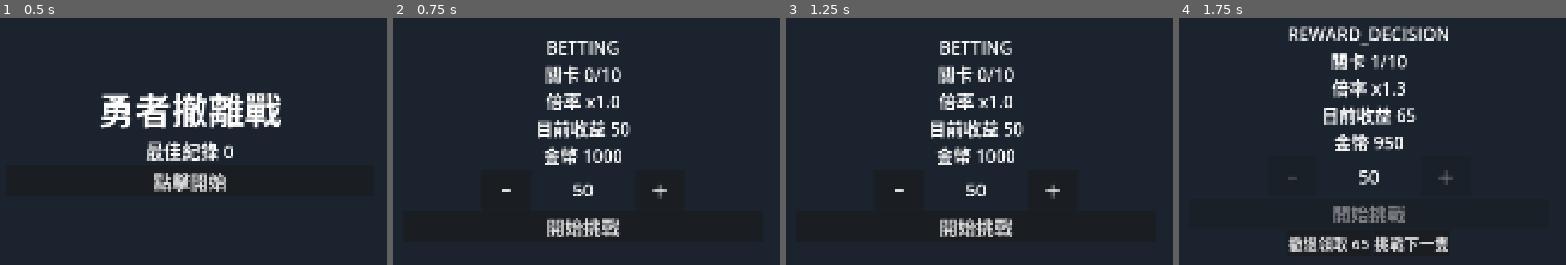
Above: before the commit, frames 1-4 (left to right).
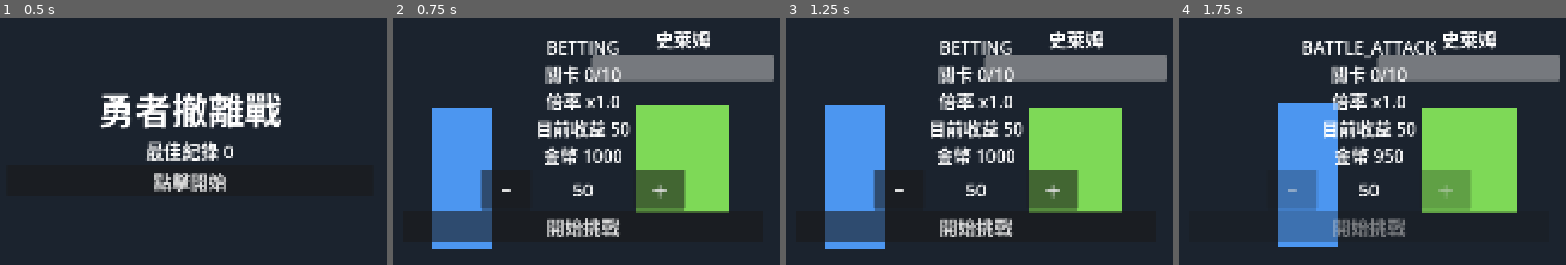
Above: after the commit, the same moments.

Repository: testBP0612/CrushGameDemo
Game: Godot game, scene res://Scenes/Main.tscn
Same seed, same stepped clock (60 frames per second), same inputs: the game is played once before the commit and once after it.
Inputs:
- Up to frame 1 (0.5 s): no input
- Up to frame 2 (0.75 s): click "點擊開始" at 0.5 s
- Up to frame 3 (1.25 s): no input
- Up to frame 4 (1.75 s): click "開始挑戰" at 1.25 s

Frame 1 is identical in both runs. In frame 2, 25% of the frame differs, in the area x 10-99%, y 5-94%; in frame 3, 25%; in frame 4, 36%, in the area x 25-99%, y 3-95%.

Commit message:
feat(codex-03): 戰鬥演出迴圈 + 版面規格收緊
任務卡 Codex/03_BATTLE_PRESENTATION_LOOP 實作（演出驅動，非同步）：
- Scripts/battle/battle_presenter.gd：連擊→受擊→死亡→轉場→新怪物，時長讀 JSON
- Scripts/actors/hero_actor.gd、monster_actor.gd：placeholder + Tween 假動畫
- Scripts/effects/damage_number.gd：傷害數字
- Main.tscn：加入 Hero/Monster/血條/名牌/傷害層/轉場遮罩
- game_state_machine/game_controller：BATTLE_ATTACK 改為演出結束才判定

版面治理（回應「角色與 UI 重疊」review）：
- Docs/04 §二之一 座標契約（依示意圖 Planning/ui_mockup_battle.png）、§二之二 版面不變量
- VALIDATION_CHECKLIST 里程碑 3/4 加版面驗收（需 Godot 目視確認）
- DECISIONS D-006：座標契約 + 不變量；記錄「盲改 live 場景」教訓並已還原
- 註：示意圖 Planning/ui_mockup_battle.png 待人類放入

Co-Authored-By: Claude Opus 4.8 <noreply@anthropic.com>

Diff:
--- a/Scenes/Main.tscn
+++ b/Scenes/Main.tscn
@@ -1,16 +1,65 @@
-[gd_scene load_steps=2 format=3]
+[gd_scene load_steps=5 format=3]
 
 [ext_resource type="Script" path="res://Scripts/core/game_controller.gd" id="1_game_controller"]
+[ext_resource type="Script" path="res://Scripts/battle/battle_presenter.gd" id="2_battle_presenter"]
+[ext_resource type="Script" path="res://Scripts/actors/hero_actor.gd" id="3_hero_actor"]
+[ext_resource type="Script" path="res://Scripts/actors/monster_actor.gd" id="4_monster_actor"]
 
 [node name="Main" type="Node2D"]
 script = ExtResource("1_game_controller")
 
 [node name="BattleScene" type="Node2D" parent="."]
+script = ExtResource("2_battle_presenter")
 
 [node name="Background" type="ColorRect" parent="BattleScene"]
 offset_right = 1080.0
 offset_bottom = 1920.0
 color = Color(0.105882, 0.137255, 0.180392, 1)
+
+[node name="Hero" type="Node2D" parent="BattleScene"]
+position = Vector2(250, 1060)
+script = ExtResource("3_hero_actor")
+
+[node name="Body" type="ColorRect" parent="BattleScene/Hero"]
+offset_left = -70.0
+offset_top = -170.0
+offset_right = 70.0
+offset_bottom = 170.0
+color = Color(0.298039, 0.588235, 0.941176, 1)
+
+[node name="Monster" type="Node2D" parent="BattleScene"]
+position = Vector2(780, 1010)
+script = ExtResource("4_monster_actor")
+
+[node name="Body" type="ColorRect" parent="BattleScene/Monster"]
+offset_left = -110.0
+offset_top = -130.0
+offset_right = 110.0
+offset_bottom = 130.0
+
+[node name="MonsterNameLabel" type="Label" parent="BattleScene"]
+offset_left = 560.0
+offset_top = 680.0
+offset_right = 1000.0
+offset_bottom = 760.0
+theme_override_font_sizes/font_size = 44
+horizontal_alignment = 1
+vertical_alignment = 1
+
+[node name="MonsterHpBar" type="ProgressBar" parent="BattleScene"]
+offset_left = 560.0
+offset_top = 760.0
+offset_right = 1000.0
+offset_bottom = 820.0
+show_percentage = false
+
+[node name="DamageNumberLayer" type="Node2D" parent="BattleScene"]
+
+[node name="TransitionOverlay" type="ColorRect" parent="BattleScene"]
+offset_right = 1080.0
+offset_bottom = 1920.0
+mouse_filter = 2
+color = Color(0, 0, 0, 1)
 
 [node name="UILayer" type="CanvasLayer" parent="."]
 
--- /dev/null
+++ b/Scripts/actors/hero_actor.gd
@@ -0,0 +1,91 @@
+class_name HeroActor
+extends Node2D
+
+@onready var body: ColorRect = $Body
+
+var _home_position := Vector2.ZERO
+var _idle_tween: Tween
+
+
+func _ready() -> void:
+	_home_position = position
+	play_idle()
+
+
+func play_idle() -> void:
+	_kill_idle()
+	var duration := _hero_duration("idle_loop")
+	_idle_tween = create_tween().set_loops()
+	_idle_tween.tween_property(self, "position:y", _home_position.y - 12.0, duration * 0.5)
+	_idle_tween.tween_property(self, "position:y", _home_position.y, duration * 0.5)
+
+
+func play_attack(target_position: Vector2) -> Signal:
+	_kill_idle()
+	var duration := _hero_duration("attack")
+	var tween := create_tween()
+	var strike_position := _home_position.lerp(target_position, 0.42)
+	tween.tween_property(self, "position", strike_position, duration * 0.45).set_trans(Tween.TRANS_QUAD).set_ease(Tween.EASE_OUT)
+	tween.tween_property(self, "position", _home_position, duration * 0.55).set_trans(Tween.TRANS_QUAD).set_ease(Tween.EASE_IN)
+	tween.tween_callback(play_idle)
+	return tween.finished
+
+
+func play_hurt() -> Signal:
+	_kill_idle()
+	var duration := _hero_duration("hurt")
+	var original_color := body.color
+	var tween := create_tween()
+	tween.tween_property(body, "color", Color(1.0, 0.35, 0.35, 1.0), duration * 0.25)
+	tween.parallel().tween_property(self, "position:x", _home_position.x - 40.0, duration * 0.5)
+	tween.tween_property(body, "color", original_color, duration * 0.25)
+	tween.parallel().tween_property(self, "position", _home_position, duration * 0.5)
+	tween.tween_callback(play_idle)
+	return tween.finished
+
+
+func play_defeat() -> Signal:
+	_kill_idle()
+	var duration := _hero_duration("defeat")
+	var tween := create_tween()
+	tween.tween_property(self, "rotation_degrees", -18.0, duration)
+	tween.parallel().tween_property(self, "modulate", Color(0.55, 0.55, 0.55, 1.0), duration)
+	return tween.finished
+
+
+func play_walk() -> Signal:
+	_kill_idle()
+	var duration := _advance_duration("hero_walk_duration")
+	var tween := create_tween()
+	tween.tween_property(self, "position:x", _home_position.x + 90.0, duration * 0.5)
+	tween.tween_property(self, "position:x", _home_position.x, duration * 0.5)
+	tween.tween_callback(play_idle)
+	return tween.finished
+
+
+func reset_pose() -> void:
+	_kill_idle()
+	position = _home_position
+	rotation = 0.0
+	modulate = Color.WHITE
+	play_idle()
+
+
+func _kill_idle() -> void:
+	if _idle_tween != null:
+		_idle_tween.kill()
+		_idle_tween = null
+
+
+func _hero_duration(key: String) -> float:
+	var duration := float(Data.animation_timing_config().get("hero", {}).get(key, 0.0))
+	if duration <= 0.0:
+		push_error("HeroActor missing animation duration: hero.%s" % key)
+	return duration
+
+
+func _advance_duration(key: String) -> float:
+	var duration := float(Data.battle_sequence_config().get("advance_sequence", {}).get(key, 0.0))
+	if duration <= 0.0:
+		push_error("HeroActor missing advance duration: %s" % key)
+	return duration
--- /dev/null
+++ b/Scripts/actors/monster_actor.gd
@@ -0,0 +1,106 @@
+class_name MonsterActor
+extends Node2D
+
+@onready var body: ColorRect = $Body
+
+var _home_position := Vector2.ZERO
+var _idle_tween: Tween
+var _base_color := Color.WHITE
+
+
+func _ready() -> void:
+	_home_position = position
+	play_idle()
+
+
+func apply_monster(monster: Dictionary) -> void:
+	_kill_idle()
+	_base_color = Color.html(str(monster.get("placeholder_color", "#ffffff")))
+	body.color = _base_color
+	modulate = Color.WHITE
+	scale = Vector2.ONE
+	rotation = 0.0
+	position = _home_position
+	visible = true
+	play_idle()
+
+
+func play_idle() -> void:
+	_kill_idle()
+	var duration := _monster_duration("idle_loop")
+	_idle_tween = create_tween().set_loops()
+	_idle_tween.tween_property(self, "scale", Vector2(1.04, 0.96), duration * 0.5)
+	_idle_tween.tween_property(self, "scale", Vector2.ONE, duration * 0.5)
+
+
+func play_hurt() -> Signal:
+	_kill_idle()
+	var duration := _monster_duration("hurt")
+	var tween := create_tween()
+	tween.tween_property(body, "color", Color.WHITE, duration * 0.25)
+	tween.parallel().tween_property(self, "position:x", _home_position.x + 24.0, duration * 0.5)
+	tween.tween_property(body, "color", _base_color, duration * 0.25)
+	tween.parallel().tween_property(self, "position", _home_position, duration * 0.5)
+	tween.tween_callback(play_idle)
+	return tween.finished
+
+
+func play_death() -> Signal:
+	_kill_idle()
+	var duration := _monster_duration("death")
+	var tween := create_tween()
+	tween.tween_property(self, "scale", Vector2(0.2, 0.2), duration)
+	tween.parallel().tween_property(self, "modulate:a", 0.0, duration)
+	tween.tween_callback(func() -> void: visible = false)
+	return tween.finished
+
+
+func play_counter(target_position: Vector2) -> Signal:
+	_kill_idle()
+	var duration := _lose_branch_duration("monster_counter_duration")
+	var tween := create_tween()
+	var strike_position := _home_position.lerp(target_position, 0.35)
+	tween.tween_property(self, "position", strike_position, duration * 0.45)
+	tween.tween_property(self, "position", _home_position, duration * 0.55)
+	tween.tween_callback(play_idle)
+	return tween.finished
+
+
+func play_enter() -> Signal:
+	_kill_idle()
+	var duration := _advance_duration("next_monster_enter_duration")
+	position = _home_position + Vector2(260.0, 0.0)
+	scale = Vector2.ONE
+	modulate = Color.WHITE
+	visible = true
+	var tween := create_tween()
+	tween.tween_property(self, "position", _home_position, duration)
+	tween.tween_callback(play_idle)
+	return tween.finished
+
+
+func _kill_idle() -> void:
+	if _idle_tween != null:
+		_idle_tween.kill()
+		_idle_tween = null
+
+
+func _monster_duration(key: String) -> float:
+	var duration := float(Data.animation_timing_config().get("monster", {}).get(key, 0.0))
+	if duration <= 0.0:
+		push_error("MonsterActor missing animation duration: monster.%s" % key)
+	return duration
+
+
+func _lose_branch_duration(key: String) -> float:
+	var duration := float(Data.battle_sequence_config().get("result_resolution", {}).get("lose_branch", {}).get(key, 0.0))
+	if duration <= 0.0:
+		push_error("MonsterActor missing lose branch duration: %s" % key)
+	return duration
+
+
+func _advance_duration(key: String) -> float:
+	var duration := float(Data.battle_sequence_config().get("advance_sequence", {}).get(key, 0.0))
+	if duration <= 0.0:
+		push_error("MonsterActor missing advance duration: %s" % key)
+	return duration
--- /dev/null
+++ b/Scripts/battle/battle_presenter.gd
@@ -0,0 +1,129 @@
+class_name BattlePresenter
+extends Node2D
+
+signal attack_sequence_finished(hit_count: int)
+signal monster_hurt_finished
+signal monster_death_finished
+signal advance_walk_finished
+signal transition_finished
+signal monster_counter_finished
+signal player_hurt_finished
+
+const DamageNumberScript := preload("res://Scripts/effects/damage_number.gd")
+
+@onready var hero = $Hero
+@onready var monster = $Monster
+@onready var monster_name_label: Label = $MonsterNameLabel
+@onready var monster_hp_bar: ProgressBar = $MonsterHpBar
+@onready var damage_number_layer: Node2D = $DamageNumberLayer
+@onready var transition_overlay: ColorRect = $TransitionOverlay
+
+var _current_monster: Dictionary = {}
+
+
+func _ready() -> void:
+	transition_overlay.modulate.a = 0.0
+	show_monster_for_stage(1)
+
+
+func show_monster_for_stage(stage_to_challenge: int) -> void:
+	_current_monster = Data.monster_for_stage(stage_to_challenge)
+	if _current_monster.is_empty():
+		return
+
+	var name_key := str(_current_monster.get("name_key", ""))
+	monster_name_label.text = Data.text(name_key)
+	monster.apply_monster(_current_monster)
+	monster_hp_bar.max_value = float(_current_monster.get("display_hp", 0))
+	monster_hp_bar.value = monster_hp_bar.max_value
+
+
+func play_attack_sequence(stage_to_challenge: int) -> void:
+	show_monster_for_stage(stage_to_challenge)
+	if _current_monster.is_empty():
+		attack_sequence_finished.emit(0)
+		return
+
+	var hit_range: Array = _current_monster.get("attack_hits_range", [])
+	if hit_range.size() != 2:
+		push_error("BattlePresenter missing attack_hits_range for stage %d." % stage_to_challenge)
+		attack_sequence_finished.emit(0)
+		return
+
+	var hit_count := randi_range(int(hit_range[0]), int(hit_range[1]))
+	var attack_config: Dictionary = Data.battle_sequence_config().get("attack_sequence", {})
+	var first_hit_delay := float(attack_config.get("first_hit_delay", 0.0))
+	var hit_interval := float(attack_config.get("hit_interval", 0.0))
+	var damage_ratio := float(attack_config.get("damage_per_hit_ratio", 0.0))
+	var display_hp := int(_current_monster.get("display_hp", 0))
+	var damage_per_hit: int = maxi(1, int(ceil(float(display_hp) * damage_ratio)))
+
+	print("BATTLE_ATTACK hits stage=%d count=%d range=%s hit_interval=%s" % [stage_to_challenge, hit_count, hit_range, hit_interval])
+	for hit_index in range(hit_count):
+		var delay: float = first_hit_delay if hit_index == 0 else hit_interval
+		await get_tree().create_timer(delay).timeout
+		await hero.play_attack(monster.global_position)
+		_apply_hit_damage(damage_per_hit)
+		_spawn_damage_number(damage_per_hit, hit_index)
+
+	attack_sequence_finished.emit(hit_count)
+
+
+func play_monster_hurt() -> void:
+	monster_hp_bar.value = 0.0
+	await monster.play_hurt()
+	monster_hurt_finished.emit()
+
+
+func play_monster_death() -> void:
+	monster_hp_bar.value = 0.0
+	await monster.play_death()
+	monster_death_finished.emit()
+
+
+func play_advance_walk() -> void:
+	await hero.play_walk()
+	advance_walk_finished.emit()
+
+
+func play_transition(stage_to_challenge: int) -> void:
+	var sequence_config: Dictionary = Data.battle_sequence_config().get("advance_sequence", {})
+	var transition_duration := float(sequence_config.get("transition_duration", 0.0))
+	var half_duration := transition_duration * 0.5
+	var tween := create_tween()
+	tween.tween_property(transition_overlay, "modulate:a", 1.0, half_duration)
+	tween.tween_callback(func() -> void: show_monster_for_stage(stage_to_challenge))
+	tween.tween_property(transition_overlay, "modulate:a", 0.0, half_duration)
+	await tween.finished
+	await monster.play_enter()
+	transition_finished.emit()
+
+
+func play_monster_counter() -> void:
+	await monster.play_counter(hero.global_position)
+	monster_counter_finished.emit()
+
+
+func play_player_hurt() -> void:
+	await hero.play_hurt()
+	await hero.play_defeat()
+	player_hurt_finished.emit()
+
+
+func reset_for_betting() -> void:
+	hero.reset_pose()
+	show_monster_for_stage(1)
+
+
+func _apply_hit_damage(damage: int) -> void:
+	monster_hp_bar.value = max(1.0, monster_hp_bar.value - float(damage))
+
+
+func _spawn_damage_number(damage: int, hit_index: int) -> void:
+	var config: Dictionary = Data.battle_sequence_config().get("damage_number", {})
+	var stagger := float(config.get("stagger_between_hits", 0.0))
+	var number := DamageNumberScript.new()
+	number.theme_type_variation = &""
+	number.add_theme_font_size_override("font_size", 42)
+	damage_number_layer.add_child(number)
+	number.play(damage, float(hit_index) * stagger, monster.position + Vector2(0.0, -180.0))
--- a/Scripts/core/data_loader.gd
+++ b/Scripts/core/data_loader.gd
@@ -68,6 +68,14 @@
 	return _data.get("game_balance", {}).get("stage_progression", {})
 
 
+func battle_sequence_config() -> Dictionary:
+	return _data.get("battle_sequences", {})
+
+
+func animation_timing_config() -> Dictionary:
+	return _data.get("animation_timing", {})
+
+
 func multiplier_at(stage: int) -> float:
 	var balance_data: Dictionary = _data.get("game_balance", {})
 	if stage == 0:
--- a/Scripts/core/game_controller.gd
+++ b/Scripts/core/game_controller.gd
@@ -4,6 +4,7 @@
 const GameStateMachineScript := preload("res://Scripts/core/game_state_machine.gd")
 
 @onready var title_screen: Control = $UILayer/TitleScreen
+@onready var battle_presenter = $BattleScene
 @onready var title_label: Label = $UILayer/TitleScreen/TitleLayout/TitleLabel
 @onready var best_record_label: Label = $UILayer/TitleScreen/TitleLayout/BestRecordLabel
 @onready var start_button: Button = $UILayer/TitleScreen/TitleLayout/StartButton
@@ -27,6 +28,7 @@
 	state_machine.setup(event_bus)
 	_connect_events()
 	_connect_buttons()
+	_connect_battle_presenter()
 	_apply_static_text()
 	debug_panel.visible = false
 
@@ -53,6 +55,16 @@
 	cashout_button.pressed.connect(_on_cashout_pressed)
 	advance_button.pressed.connect(_on_advance_pressed)
 	settle_button.pressed.connect(_on_settle_pressed)
+
+
+func _connect_battle_presenter() -> void:
+	battle_presenter.attack_sequence_finished.connect(_on_attack_sequence_finished)
+	battle_presenter.monster_hurt_finished.connect(_on_monster_hurt_finished)
+	battle_presenter.monster_death_finished.connect(_on_monster_death_finished)
+	battle_presenter.advance_walk_finished.connect(_on_advance_walk_finished)
+	battle_presenter.transition_finished.connect(_on_transition_finished)
+	battle_presenter.monster_counter_finished.connect(_on_monster_counter_finished)
+	battle_presenter.player_hurt_finished.connect(_on_player_hurt_finished)
 
 
 func _apply_static_text() -> void:
@@ -101,8 +113,9 @@
 	_update_view()
 
 
-func _on_state_changed(_state_name: String) -> void:
-	_update_view()
+func _on_state_changed(state_name: String) -> void:
+	_update_view()
+	_play_presentation_for_state(state_name)
 
 
 func _on_balance_changed(_balance: int) -> void:
@@ -126,6 +139,55 @@
 func _on_settled(result: String) -> void:
 	print("Settled: %s balance=%d" % [result, state_machine.balance])
 	_update_view()
+
+
+func _on_attack_sequence_finished(hit_count: int) -> void:
+	print("Attack sequence finished: hit_count=%d" % hit_count)
+	state_machine.finish_attack()
+
+
+func _on_monster_hurt_finished() -> void:
+	state_machine.finish_monster_hurt()
+
+
+func _on_monster_death_finished() -> void:
+	state_machine.finish_monster_death()
+
+
+func _on_advance_walk_finished() -> void:
+	state_machine.finish_advance_walk()
+
+
+func _on_transition_finished() -> void:
+	state_machine.finish_transition()
+
+
+func _on_monster_counter_finished() -> void:
+	state_machine.finish_monster_counter()
+
+
+func _on_player_hurt_finished() -> void:
+	state_machine.finish_player_hurt()
+
+
+func _play_presentation_for_state(state_name: String) -> void:
+	match state_name:
+		"BETTING":
+			battle_presenter.reset_for_betting()
+		"BATTLE_ATTACK":
+			battle_presenter.play_attack_sequence(state_machine.stage_to_challenge())
+		"MONSTER_HURT":
+			battle_presenter.play_monster_hurt()
+		"MONSTER_DEATH":
+			battle_presenter.play_monster_death()
+		"ADVANCE_WALK":
+			battle_presenter.play_advance_walk()
+		"TRANSITION":
+			battle_presenter.play_transition(state_machine.stage_to_challenge())
+		"MONSTER_COUNTER":
+			battle_presenter.play_monster_counter()
+		"PLAYER_HURT":
+			battle_presenter.play_player_hurt()
 
 
 func _update_view() -> void:
@@ -143,12 +205,16 @@
 	status_label.text = "%s\n%s\n%s\n%s\n%s" % [state_name, stage_text, multiplier_text, payout_text, balance_text]
 
 	bet_label.text = str(state_machine.bet)
-	confirm_bet_button.disabled = not state_machine.is_betting() or not state_machine.is_bet_affordable()
-	decrease_button.disabled = not state_machine.is_betting()
-	increase_button.disabled = not state_machine.is_betting()
+	var input_locked := state_machine.is_input_locked()
+	confirm_bet_button.disabled = input_locked or not state_machine.is_betting() or not state_machine.is_bet_affordable()
+	decrease_button.disabled = input_locked or not state_machine.is_betting()
+	increase_button.disabled = input_locked or not state_machine.is_betting()
 
 	decision_row.visible = state_machine.is_reward_decision()
 	cashout_button.text = Data.text("decision_cashout", {"payout": state_machine.current_payout})
+	cashout_button.disabled = input_locked
 	advance_button.visible = state_machine.can_advance()
+	advance_button.disabled = input_locked
 
 	settle_button.visible = state_machine.is_settle()
+	settle_button.disabled = input_locked
--- a/Scripts/core/game_state_machine.gd
+++ b/Scripts/core/game_state_machine.gd
@@ -100,7 +100,6 @@
 	event_bus.bet_confirmed.emit(bet)
 	_set_state(State.CHALLENGE_START)
 	_set_state(State.BATTLE_ATTACK)
-	finish_attack()
 	return true
 
 
@@ -115,11 +114,35 @@
 
 	if is_win:
 		_set_state(State.MONSTER_HURT)
-		_set_state(State.MONSTER_DEATH)
 	else:
 		_set_state(State.MONSTER_COUNTER)
-		_set_state(State.PLAYER_HURT)
-		_set_state(State.DEFEAT_SETTLE)
+
+
+func finish_monster_hurt() -> void:
+	if state != State.MONSTER_HURT:
+		return
+	_set_state(State.MONSTER_DEATH)
+
+
+func finish_monster_death() -> void:
+	if state != State.MONSTER_DEATH:
+		return
+	if stage >= max_stage():
+		_set_state(State.CLEAR_SETTLE)
+	else:
+		_set_state(State.REWARD_DECISION)
+
+
+func finish_monster_counter() -> void:
+	if state != State.MONSTER_COUNTER:
+		return
+	_set_state(State.PLAYER_HURT)
+
+
+func finish_player_hurt() -> void:
+	if state != State.PLAYER_HURT:
+		return
+	_set_state(State.DEFEAT_SETTLE)
 
 
 func cash_out() -> void:
@@ -139,10 +162,19 @@
 
 	event_bus.advance_requested.emit()
 	_set_state(State.ADVANCE_WALK)
+
+
+func finish_advance_walk() -> void:
+	if state != State.ADVANCE_WALK:
+		return
 	_set_state(State.TRANSITION)
+
+
+func finish_transition() -> void:
+	if state != State.TRANSITION:
+		return
 	_set_state(State.CHALLENGE_START)
 	_set_state(State.BATTLE_ATTACK)
-	finish_attack()
 
 
 func acknowledge_settle() -> void:
@@ -177,6 +209,19 @@
 
 func is_settle() -> bool:
 	return state in [State.CASH_OUT_SETTLE, State.DEFEAT_SETTLE, State.CLEAR_SETTLE]
+
+
+func is_input_locked() -> bool:
+	return state in [
+		State.CHALLENGE_START,
+		State.BATTLE_ATTACK,
+		State.MONSTER_HURT,
+		State.MONSTER_DEATH,
+		State.ADVANCE_WALK,
+		State.TRANSITION,
+		State.MONSTER_COUNTER,
+		State.PLAYER_HURT
+	]
 
 
 func is_bet_affordable() -> bool:
@@ -233,11 +278,6 @@
 	_update_payout()
 	event_bus.stage_advanced.emit(stage, current_multiplier, current_payout)
 
-	if stage >= max_stage():
-		_set_state(State.CLEAR_SETTLE)
-	else:
-		_set_state(State.REWARD_DECISION)
-
 
 func _enter_reward_decision() -> void:
 	_update_payout()
--- /dev/null
+++ b/Scripts/effects/damage_number.gd
@@ -0,0 +1,19 @@
+class_name DamageNumber
+extends Label
+
+
+func play(value: int, delay: float, origin: Vector2) -> void:
+	position = origin
+	text = str(value)
+	modulate = Color(1.0, 0.95, 0.35, 1.0)
+
+	var config: Dictionary = Data.battle_sequence_config().get("damage_number", {})
+	var rise_distance := float(config.get("rise_distance", 0.0))
+	var rise_duration := float(config.get("rise_duration", 0.0))
+	var fade_duration := float(config.get("fade_duration", 0.0))
+
+	var tween := create_tween()
+	tween.tween_interval(delay)
+	tween.tween_property(self, "position:y", origin.y - rise_distance, rise_duration)
+	tween.parallel().tween_property(self, "modulate:a", 0.0, fade_duration)
+	tween.tween_callback(queue_free)
Not shown, added: Scripts/actors/hero_actor.gd.uid
Not shown, added: Scripts/actors/monster_actor.gd.uid
Not shown, added: Scripts/battle/battle_presenter.gd.uid
Not shown, added: Scripts/effects/damage_number.gd.uid
Not shown, changed: Codex/VALIDATION_CHECKLIST.md
Not shown, changed: Docs/04_UI_SPEC.md
Not shown, changed: Docs/DECISIONS.md
Not shown, changed: Planning/02_HUMAN_DECISION_RECORD.md
